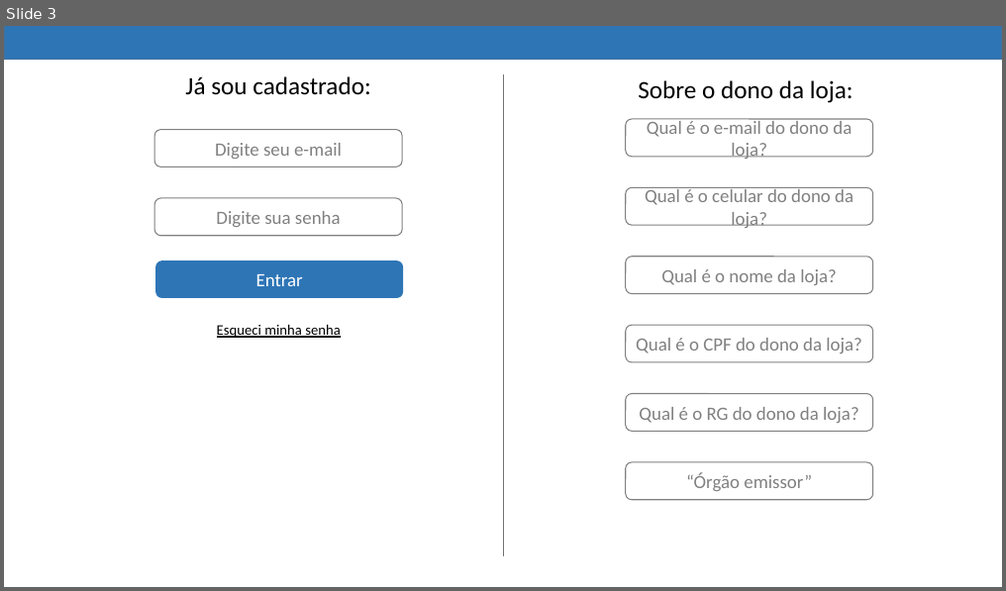
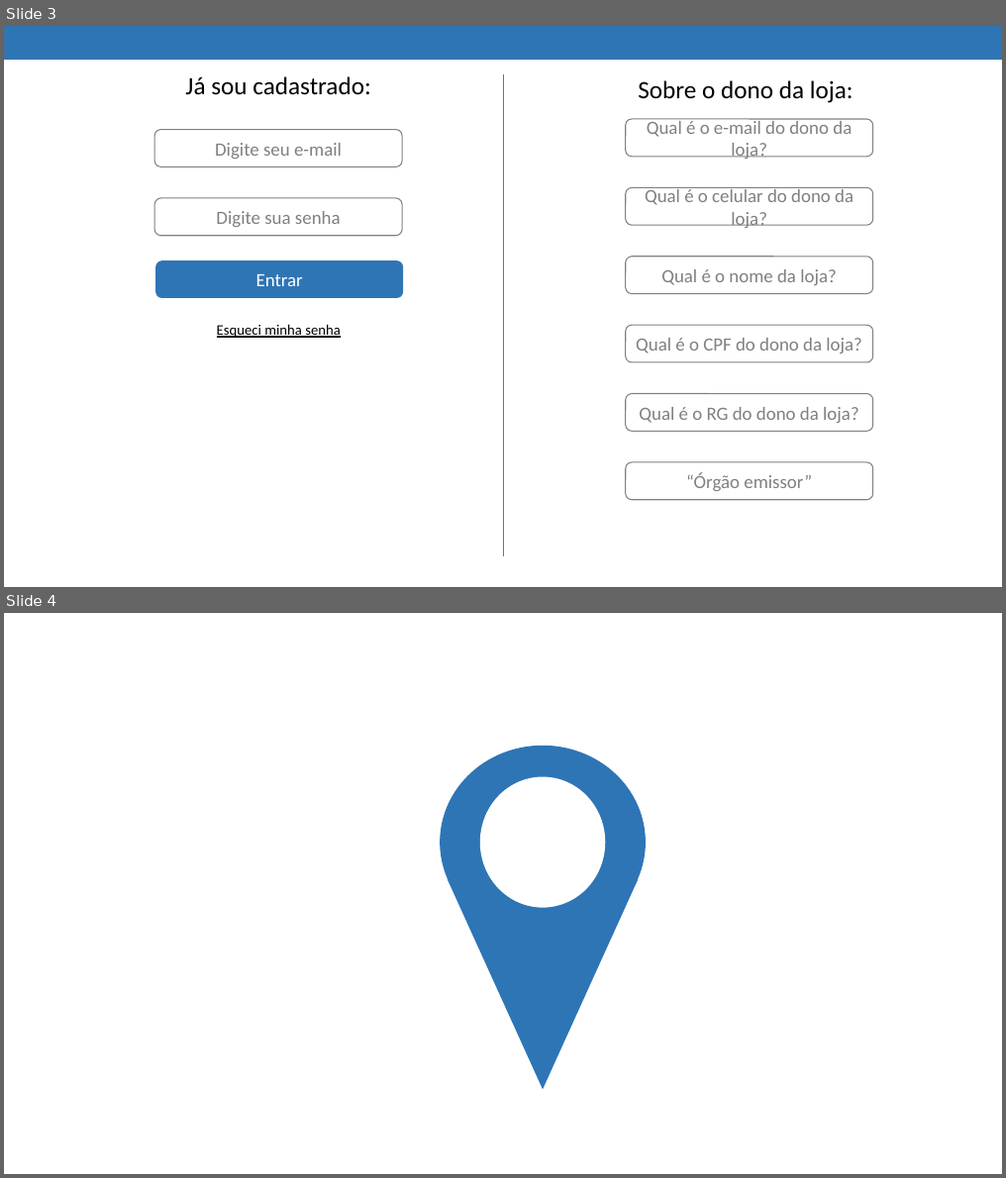
Before and after one commit to DudaElias/ProjetoParaAnimais, a slide deck: Ideias/PP.pptx. Shown one above the other, each under a label of ours: slide 3 before the commit, slides 3 and 4 after it. The pictures are 1006x591 and 1006x1178 pixels, drawn with LibreOffice and Linux fonts; fonts in the diff are those of the drawing. Boxes give left, top, right and bottom in pixels: in the first picture for what was removed or moved away, otherwise in the second. Text is boxed around its words. In the diff, an @@ line names an element or a change of style, - is before the commit and + after.

```diff
--- a/Ideias/PP.pptx
+++ b/Ideias/PP.pptx
@@ slide 4 added at <box>4,613,1002,1174</box>, background #FFFFFF @@
@@ ellipse added at <box>441,747,645,939</box>, fill #2E75B6, outline #2E75B6 1 pt @@
@@ ellipse added at <box>481,777,605,907</box>, fill #FFFFFF, outline #FFFFFF 1 pt @@
@@ triangle added at <box>448,879,638,1088</box>, fill #2E75B6, outline #2E75B6 1 pt @@
```
Also in this commit, not shown: 1 slide changed, 6 other files.
